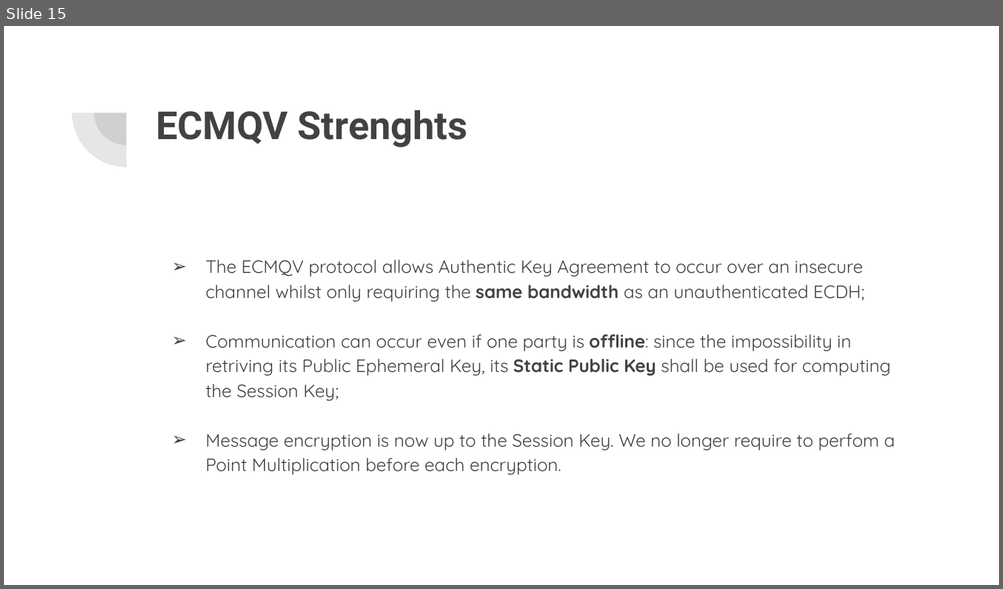
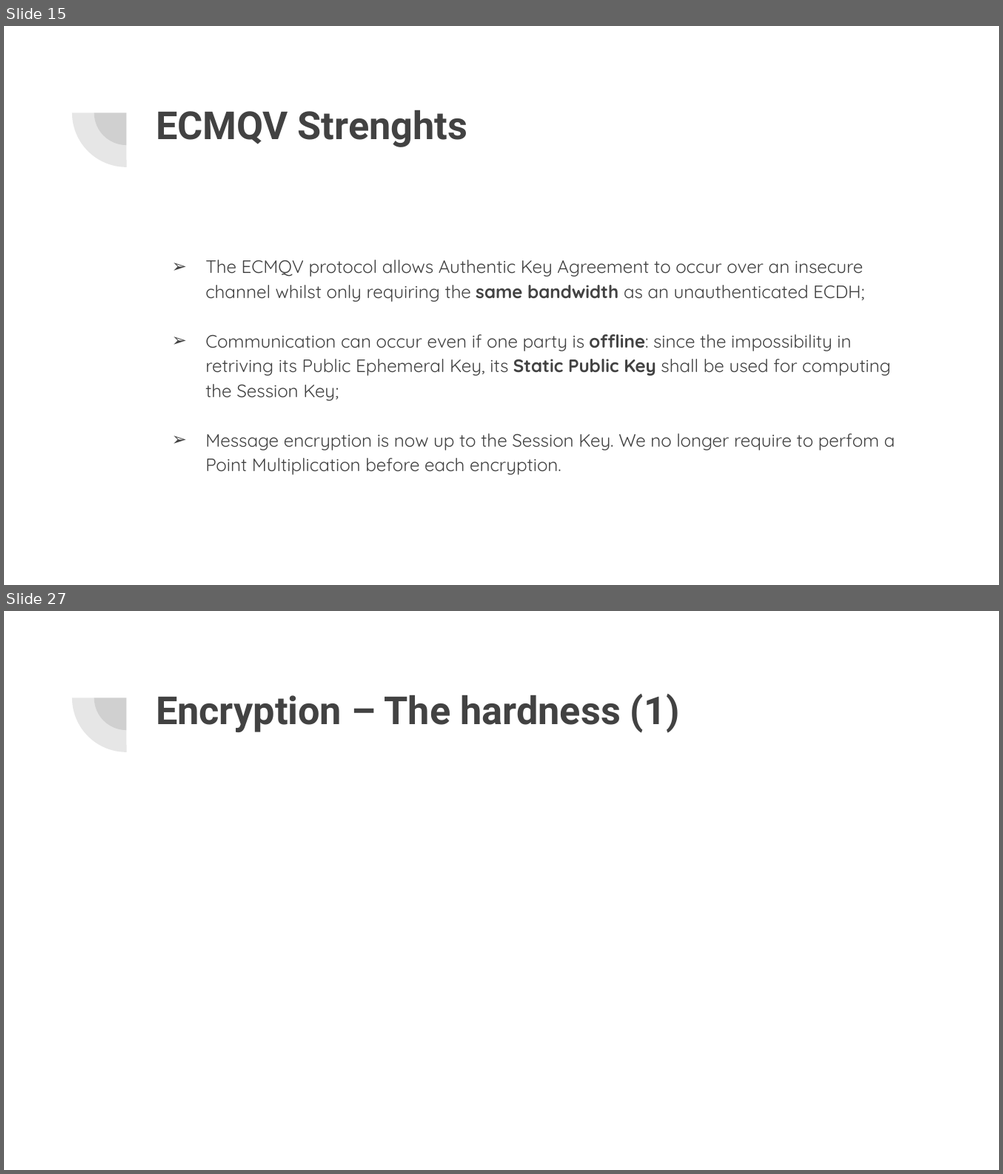
Before and after one commit to Mark692/ECC-Java, a slide deck: ECMQV.pptx. Shown one above the other, each under a label of ours: slide 15 before the commit, slides 15 and 27 after it; the slides between them are not shown. The pictures are 1003x589 and 1003x1174 pixels, drawn with LibreOffice and Linux fonts; fonts in the diff are those of the drawing; grey boxes stand for pictures. Boxes give left, top, right and bottom in pixels: in the first picture for what was removed or moved away, otherwise in the second. Text is boxed around its words. In the diff, an @@ line names an element or a change of style, - is before the commit and + after.

```diff
--- a/ECMQV.pptx
+++ b/ECMQV.pptx
@@ slide 27 added at (4, 611, 999, 1170), background #FFFFFF; not listed: 2 template elements that a slide beside it also shows @@
@@ title added at (156, 694, 680, 733), 28 pt, text #424242, bold @@
+Encryption – The hardness (1)
```
Also in this commit, not shown: 2 slides changed, 20 other slides added, 2 slides removed.
